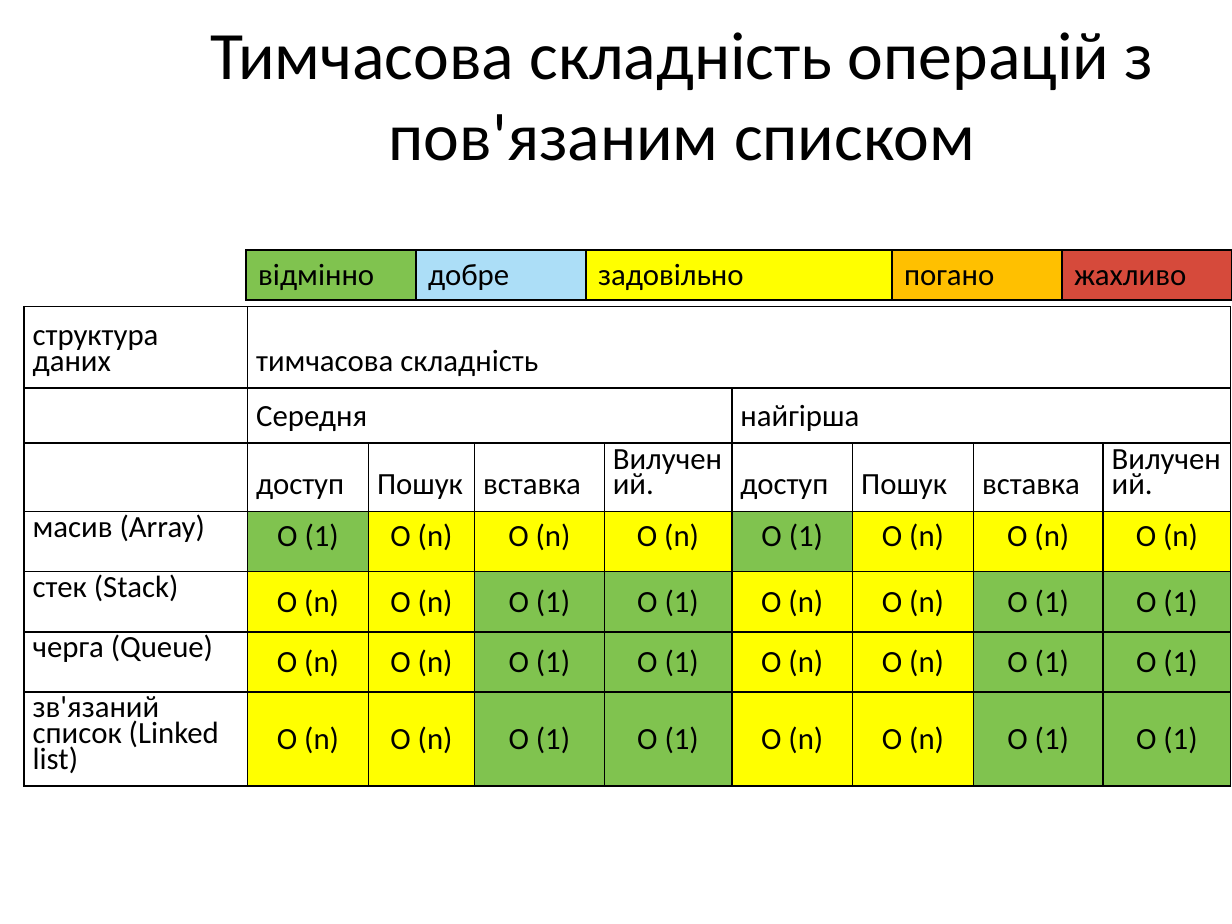
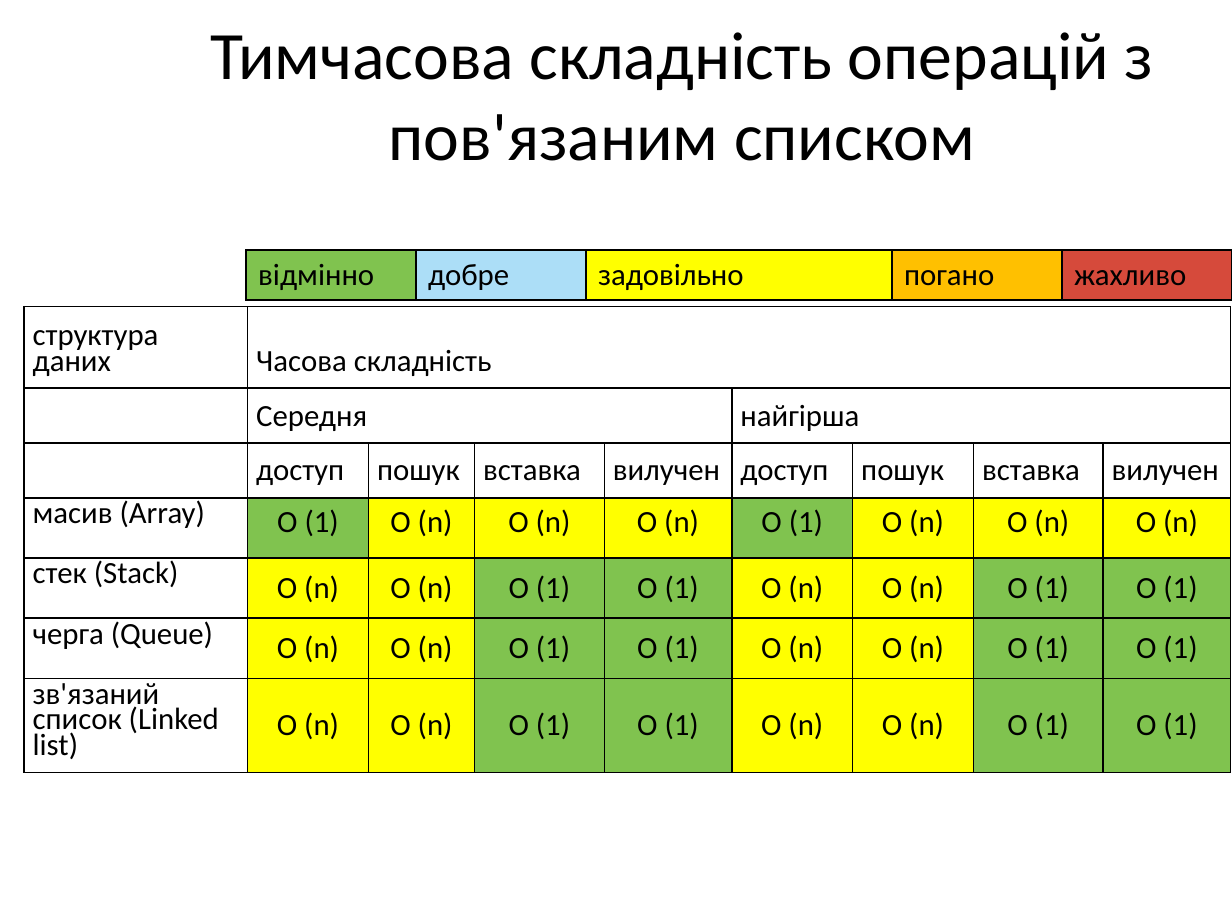
Before and after one commit to a-vodka/oop_qt, a slide deck: slide 30 of lecture-02.pptx. Drawn at 1232x924 pixels with LibreOffice and Linux fonts; fonts in the diff are those of the drawing; background and template pictures are left out. Boxes give left, top, right and bottom in pixels: in the first picture for what was removed or moved away, otherwise in the second. Text is boxed around its words. In the diff, an @@ line names an element or a change of style, - is before the commit and + after.

```diff
--- a/lecture-02.pptx
+++ b/lecture-02.pptx
@@ table at box(25, 307, 1231, 776) @@
-row 1, column 2: тимчасова складність
+row 1, column 2: Часова складність
-row 3:  | доступ | Пошук | вставка | Вилучений. | доступ | Пошук | вставка | Вилучений.
+row 3:  | доступ | пошук | вставка | вилучен | доступ | пошук | вставка | вилучен
```
Also in this commit, not shown: 1 other slide changed, 1 other file.
